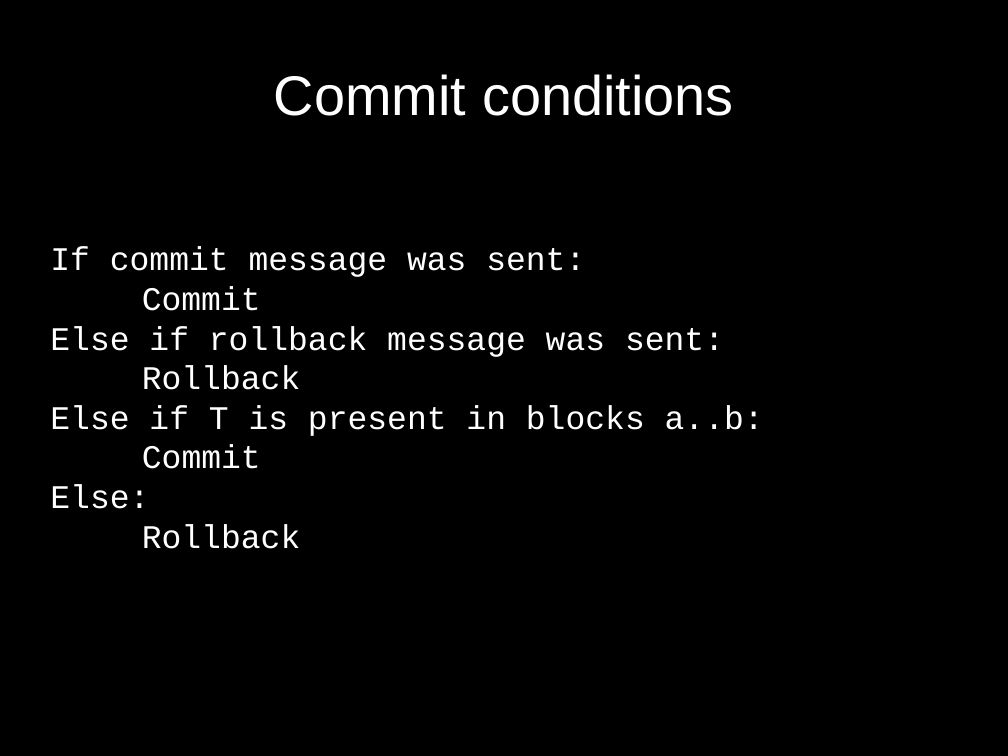
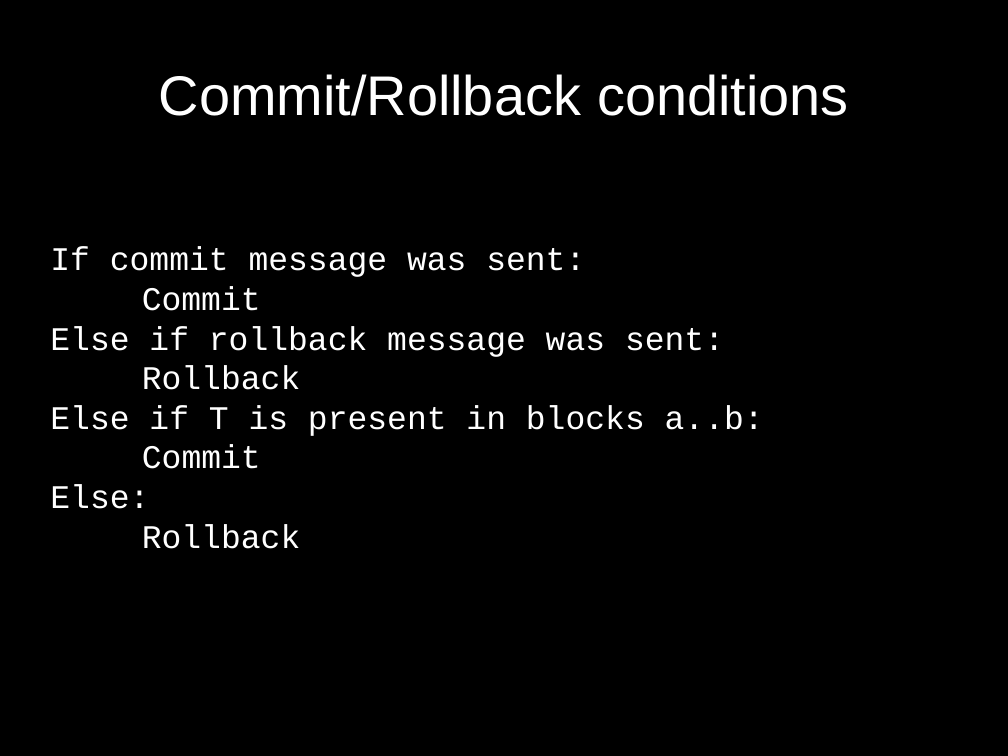
Before and after one commit to cornwarecjp/amiko-pay, a slide deck: slide 29 of doc/presentation.odp (slide 25 before the commit). Drawn at 1008x756 pixels with LibreOffice and Linux fonts; fonts in the diff are those of the drawing. Boxes give left, top, right and bottom in pixels: in the first picture for what was removed or moved away, otherwise in the second. Text is boxed around its words. In the diff, an @@ line names an element or a change of style, - is before the commit and + after.

```diff
--- a/doc/presentation.odp
+++ b/doc/presentation.odp
@@ title at box(159, 74, 848, 116): text changed @@
-Commit conditions
+Commit/Rollback conditions
```
Also in this commit, not shown: 10 other slides changed, 3 slides added.
